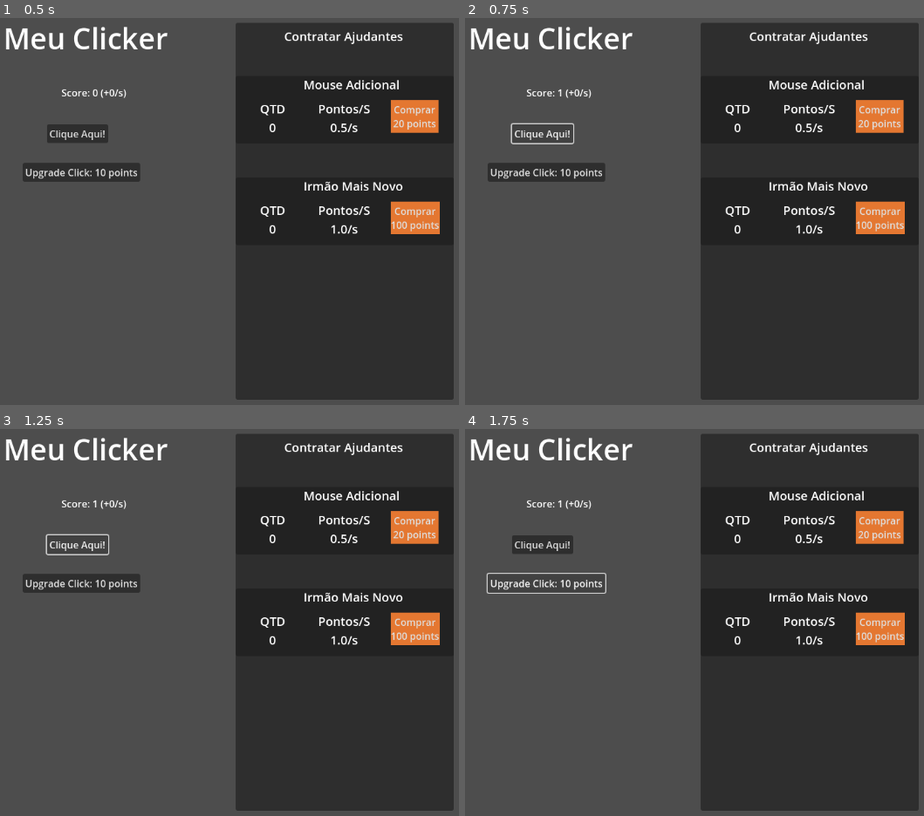
Above: before the commit, frames 1-4 (two rows, left to right).
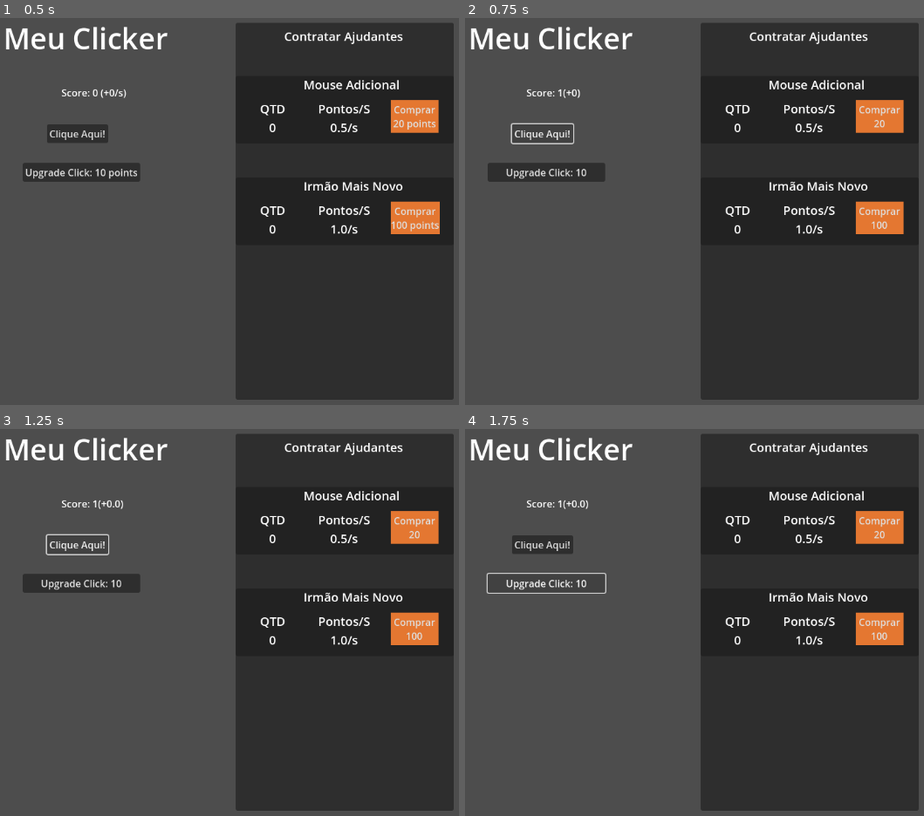
Above: after the commit, the same moments.

Repository: TarikPonciano/Tecnico-Jogos-Digitais-Sesc-1-Ano
Game: Godot game, scene res://clicker_game.tscn
Same seed, same stepped clock (60 frames per second), same inputs: the game is played once before the commit and once after it. The project has no main scene, so this scene is started directly.
Inputs:
- Up to frame 1 (0.5 s): no input
- Up to frame 2 (0.75 s): click "Clique Aqui!" at 0.5 s
- Up to frame 3 (1.25 s): no input
- Up to frame 4 (1.75 s): click "Upgrade Click: 10 points" (after the commit: "Upgrade Click: 10") at 1.25 s

Frame 1 is identical in both runs. In frame 2, 0.8% of the frame differs, in the area x 5-96%, y 18-56%; in frame 3, 0.8%; in frame 4, 0.8%.

Commit message:
Clicker Game

Diff:
--- a/Turma 1º Manhã/Projetos Godot/clicker-manhã/clicker_game.gd
+++ b/Turma 1º Manhã/Projetos Godot/clicker-manhã/clicker_game.gd
@@ -3,14 +3,17 @@
 var score = 0
 var power_click = 1
 var custo_upgrade_click = 10
+var qtd_upgrade_click = 0
 
 var power_passive = 0
 
 var qtd_ajudante1 = 0
 var custo_ajudante1 = 20
+var ganho_ajudante1 = 0.5
 
 var qtd_ajudante2 = 0
 var custo_ajudante2 = 100
+var ganho_ajudante2 = 1
 
 func _process(delta: float) -> void:
 	if Input.is_action_just_pressed("ui_accept"):
@@ -21,7 +24,7 @@
 
 func _on_botao_clicar_pressed() -> void:
 	score += power_click
-	$RotuloScore.text = str("Score: ", score," (+",power_passive,"/s)")
+	atualizar_interface()
 
 
 
@@ -29,14 +32,13 @@
 
 	if score >= custo_upgrade_click:
 
-		power_click += 1
 		score -= custo_upgrade_click
 		custo_upgrade_click *= 1.2
 		custo_upgrade_click = int(custo_upgrade_click)
+		qtd_upgrade_click += 1
 
-		$RotuloScore.text = str("Score: ", score," (+",power_passive,"/s)")
-		$BotaoClicar.text = str("Clique Aqui! (+",power_click,")")
-		$BotaoUpgradeClick.text = str("Upgrade Click: ",custo_upgrade_click," points")
+		atualizar_ganhos()
+		atualizar_interface()
 
 
 func _on_comprar_ajudante_1_pressed() -> void:
@@ -46,17 +48,16 @@
 		custo_ajudante1 *= 1.3
 		custo_ajudante1 = int(custo_ajudante1)
 		qtd_ajudante1 += 1
-		power_passive += 0.5
 
-		$RotuloScore.text = str("Score: ", score," (+",power_passive,"/s)")
-		$MenuAjudantes/Ajudante1/ComprarAjudante1.text = str("Comprar\n",custo_ajudante1," points")
-		$MenuAjudantes/Ajudante1/QuantidadeAjudante1.text = str("QTD\n",qtd_ajudante1)
+		atualizar_ganhos()
+		atualizar_interface()
 
 
 
 func _on_timer_timeout() -> void:
 	score += power_passive
-	$RotuloScore.text = str("Score: ", score," (+",power_passive,"/s)")
+	atualizar_ganhos()
+	atualizar_interface()
 
 
 func _on_comprar_ajudante_2_pressed() -> void:
@@ -66,8 +67,22 @@
 		custo_ajudante2 *= 1.3
 		custo_ajudante2 = int(custo_ajudante2)
 		qtd_ajudante2 += 1
-		power_passive += 1.0
 
-		$RotuloScore.text = str("Score: ", score," (+",power_passive,"/s)")
-		$MenuAjudantes/Ajudante2/ComprarAjudante2.text = str("Comprar\n",custo_ajudante2," points")
-		$MenuAjudantes/Ajudante2/QuantidadeAjudante2.text = str("QTD\n",qtd_ajudante2)
+		atualizar_ganhos()
+		atualizar_interface()
+
+func atualizar_interface():
+
+	$RotuloScore.text = str("Score: ",score,"(+",power_passive,")")
+
+	$BotaoUpgradeClick.text = str("Upgrade Click: ",custo_upgrade_click)
+
+	$MenuAjudantes/Ajudante1/QuantidadeAjudante1.text = str("QTD\n",qtd_ajudante1)
+	$MenuAjudantes/Ajudante1/ComprarAjudante1.text = str("Comprar \n", custo_ajudante1)
+
+	$MenuAjudantes/Ajudante2/QuantidadeAjudante2.text = str("QTD\n",qtd_ajudante2)
+	$MenuAjudantes/Ajudante2/ComprarAjudante2.text = str("Comprar \n", custo_ajudante2)
+
+func atualizar_ganhos():
+	power_passive = 0 + (qtd_ajudante1 * ganho_ajudante1) + (qtd_ajudante2 * ganho_ajudante2)
+	power_click = 1 + (1*qtd_upgrade_click)
--- a/Turma 1º Manhã/Projetos Godot/clicker-manhã/clicker_game.tscn
+++ b/Turma 1º Manhã/Projetos Godot/clicker-manhã/clicker_game.tscn
@@ -179,6 +179,7 @@
 vertical_alignment = 1
 
 [node name="ComprarAjudante1" type="Button" parent="MenuAjudantes/Ajudante1"]
+layout_mode = 0
 offset_left = 256.0
 offset_top = 40.0
 offset_right = 335.0
@@ -187,6 +188,7 @@
 20 points"
 
 [node name="Ajudante2" type="Panel" parent="MenuAjudantes"]
+layout_mode = 0
 offset_top = 256.0
 offset_right = 360.0
 offset_bottom = 368.0
@@ -221,6 +223,7 @@
 vertical_alignment = 1
 
 [node name="ComprarAjudante2" type="Button" parent="MenuAjudantes/Ajudante2"]
+layout_mode = 0
 offset_left = 256.0
 offset_top = 40.0
 offset_right = 335.0
--- a/Turma 1º Manhã/Projetos Godot/clicker-manhã/project.godot
+++ b/Turma 1º Manhã/Projetos Godot/clicker-manhã/project.godot
@@ -11,7 +11,7 @@
 [application]
 
 config/name="Clicker Manhã"
-config/features=PackedStringArray("4.4", "Mobile")
+config/features=PackedStringArray("4.3", "Mobile")
 config/icon="res://icon.svg"
 
 [autoload]
Not shown: 1 places in Turma 1º Manhã/Projetos Godot/clicker-manhã/clicker_game.tscn that only renumber resources
Not shown, added: Introdução a Orientação a Objetos em Python.pdf
